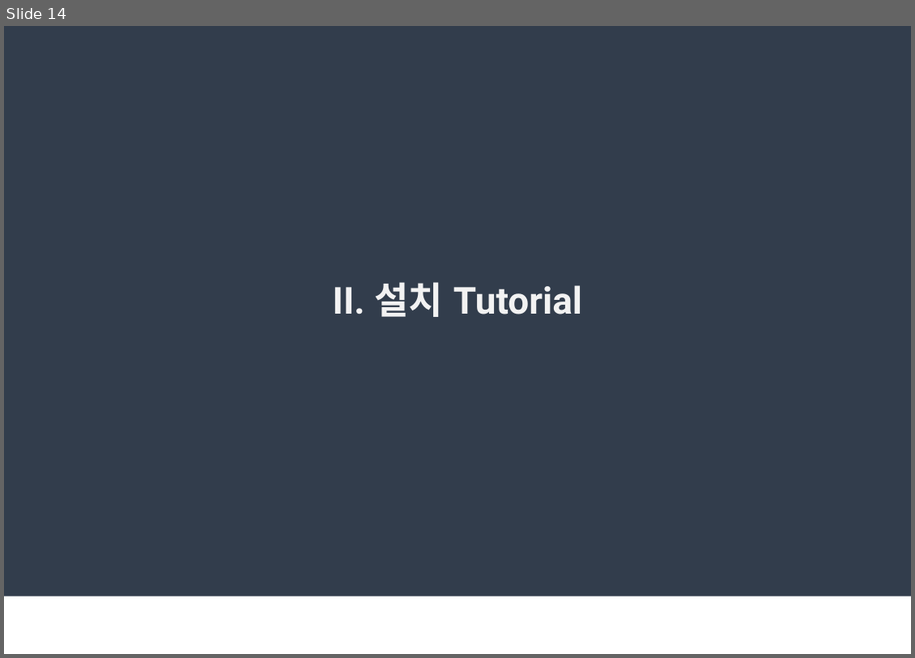
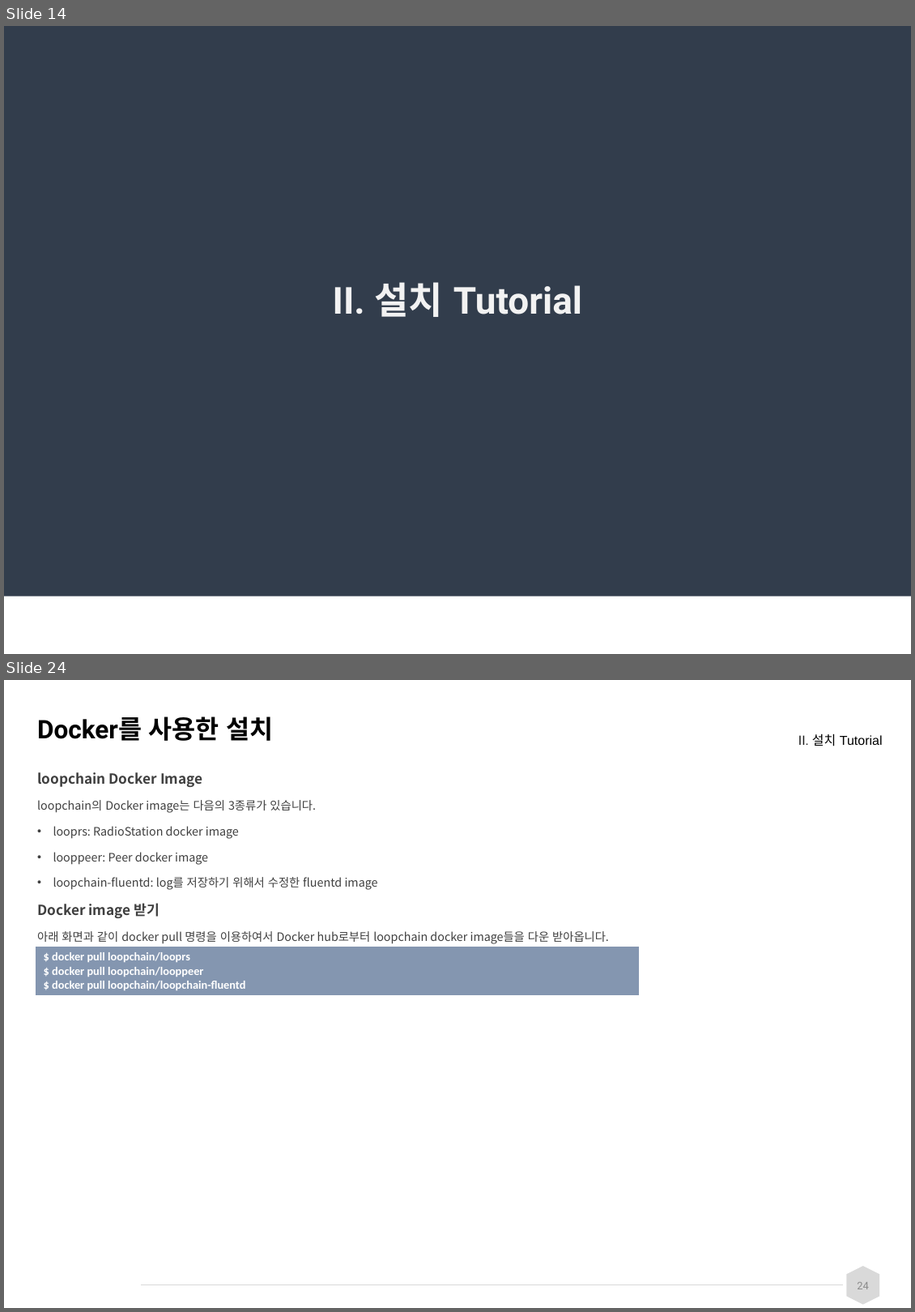
Before and after one commit to spritofwind/loopchain-docs, a slide deck: loopchain_교육_20180322_v0.1.pptx. Shown one above the other, each under a label of ours: slide 14 before the commit, slides 14 and 24 after it; the slides between them are not shown. The pictures are 915x658 and 915x1312 pixels, drawn with LibreOffice and Linux fonts; fonts in the diff are those of the drawing; background and template pictures are left out. Boxes give left, top, right and bottom in pixels: in the first picture for what was removed or moved away, otherwise in the second. Text is boxed around its words. In the diff, an @@ line names an element or a change of style, - is before the commit and + after.

```diff
--- a/loopchain_교육_20180322_v0.1.pptx
+++ b/loopchain_교육_20180322_v0.1.pptx
@@ slide 24 added at (4,680,911,1308), background #FFFFFF @@
@@ title added at (37,716,274,741), 22 pt, text #000000, bold @@
+Docker를 사용한 설치
@@ text added at (799,733,883,746), 11.1 pt, text #000000 @@
+II. 설치 Tutorial
@@ text added at (37,772,609,944), 10 pt, text #404040 @@
+loopchain Docker Image
+loopchain의 Docker image는 다음의 3종류가 있습니다.
+• looprs: RadioStation docker image
+• looppeer: Peer docker image
+• loopchain-fluentd: log를 저장하기 위해서 수정한 fluentd image
+Docker image 받기
+아래 화면과 같이 docker pull 명령을 이용하여서 Docker hub로부터 loopchain docker image들을 다운 받아옵니다.
@@ table added at (35,946,640,997), 1 rows, 1 columns @@
+$ docker pull loopchain/looprs / $ docker pull loopchain/looppeer / $ docker pull loopchain/loopchain-fluentd
@@ line added from (142, 1286) to (843, 1286), #D9D9D9 0.5 pt @@
@@ hexagon added at (846,1266,880,1305), fill #D9D9D9 @@
@@ page number added at (857,1282,869,1289), 9 pt, text #8C8C8C @@
+24
```
Also in this commit, not shown: 12 slides changed, 55 other slides added, 7 other files.
